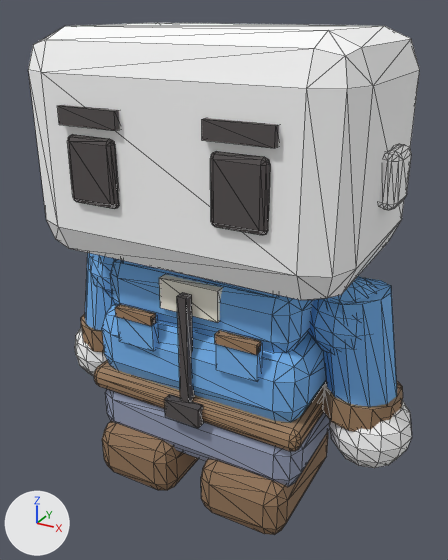
Renders of the glTF model public/assets/models/characters/char-driver-a.glb from each side of a commit.
The view is the same before and after, from a 50 mm lens placed at (0.399, -0.73, 0.683), pointed at (0.002, -0.008, 0.322). Arrows for +X, +Y and +Z are at lower left; the lights stay in place. The older version comes first. Mesh edges are drawn as thin lines. Vertices at exactly the same position are counted once.

The older version as bpy lines, for what is in view:
```python
me_body_mesh = bpy.data.meshes.new('body-mesh')
me_body_mesh.from_pydata(...)  # 764 vertices, 1440 faces; spans x -0.271..0.271, y -0.135..0.117, z 0.0..0.372
me_body_mesh.materials.append(mat_charmat)
me_head_mesh = bpy.data.meshes.new('head-mesh')
me_head_mesh.from_pydata(...)  # 444 vertices, 852 faces; spans x -0.29..0.29, y -0.159..0.15, z 0.087..0.662
me_head_mesh.materials.append(mat_skinmat)
ob_body_mesh = bpy.data.objects.new('body-mesh', me_body_mesh)
ob_body_mesh.location = (0.0, 0.0, 0.0)
ob_head_mesh = bpy.data.objects.new('head-mesh', me_head_mesh)
ob_head_mesh.location = (0.0, 0.0, 0.0)
```
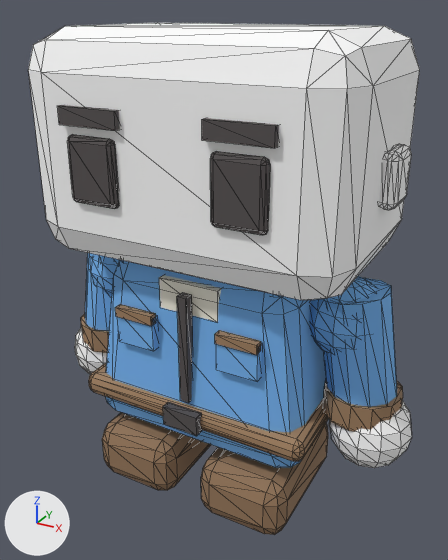
Commit message: fix(chars): ONE trapezoidal-prism torso (Kenney shape) replaces stacked blobs

Changed parts and their boxes [x1, y1, x2, y2] in the pictures (448 x 560 px; the box of a moved part takes in the faces that stretch with it):
part 1 of me_body_mesh, moved or reshaped
    before: [94, 360, 325, 451]
    after: [89, 362, 329, 462]
part 2 of me_body_mesh, moved or reshaped
    before: [165, 394, 204, 428]
    after: [163, 402, 202, 436]
part 3 of me_body_mesh, rebuilt
    before: [110, 259, 314, 353]
    after: [105, 260, 326, 467]
part 4 of me_body_mesh, deleted (blue)
    before: [102, 304, 326, 422]
part 5 of me_body_mesh, deleted (blue)
    before: [105, 389, 330, 487]

The change, as a list of edits to the scene's bpy script:
```text
Change me_body_mesh:
    used by ob_body_mesh; location = (0.0, 0.0, 0.0)
    remove me_body_mesh.from_pydata(...)  # 764 vertices, 1440 faces; spans x -0.271..0.271, y -0.135..0.117, z 0.0..0.372
    add me_body_mesh.from_pydata(...)  # 652 vertices, 1224 faces; spans x -0.271..0.271, y -0.135..0.123, z 0.0..0.372
    me_body_mesh part 1: the loose piece of 56 vertices spanning x -0.17..0.17, y -0.117..0.117, z 0.148..0.182 is scaled about its middle by (1.05, 1.05, 1), then moved by (0.0, 0.0, -0.01)
    me_body_mesh part 2: the loose piece of 8 vertices spanning x -0.027..0.027, y -0.128..-0.114, z 0.15..0.18 is moved by (0.0, -0.005, -0.01)
    me_body_mesh part 3: the loose piece of 56 vertices spanning x -0.147..0.147, y -0.097..0.097, z 0.267..0.363 is rebuilt with 56 vertices and now spans x -0.168..0.168, y -0.115..0.115, z 0.1..0.37
    me_body_mesh part 4: the loose piece of 56 vertices spanning x -0.165..0.165, y -0.11..0.11, z 0.167..0.282 is deleted
    me_body_mesh part 5
    56 vertices are removed from x -0.165..0.165, y -0.112..0.112, z 0.065..0.165
    108 faces are deleted
```
